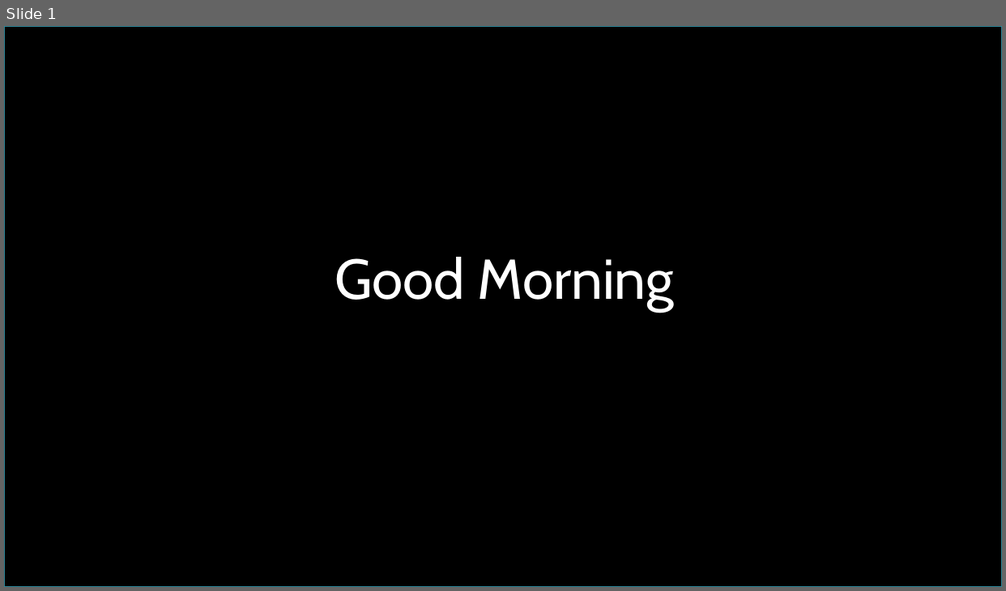
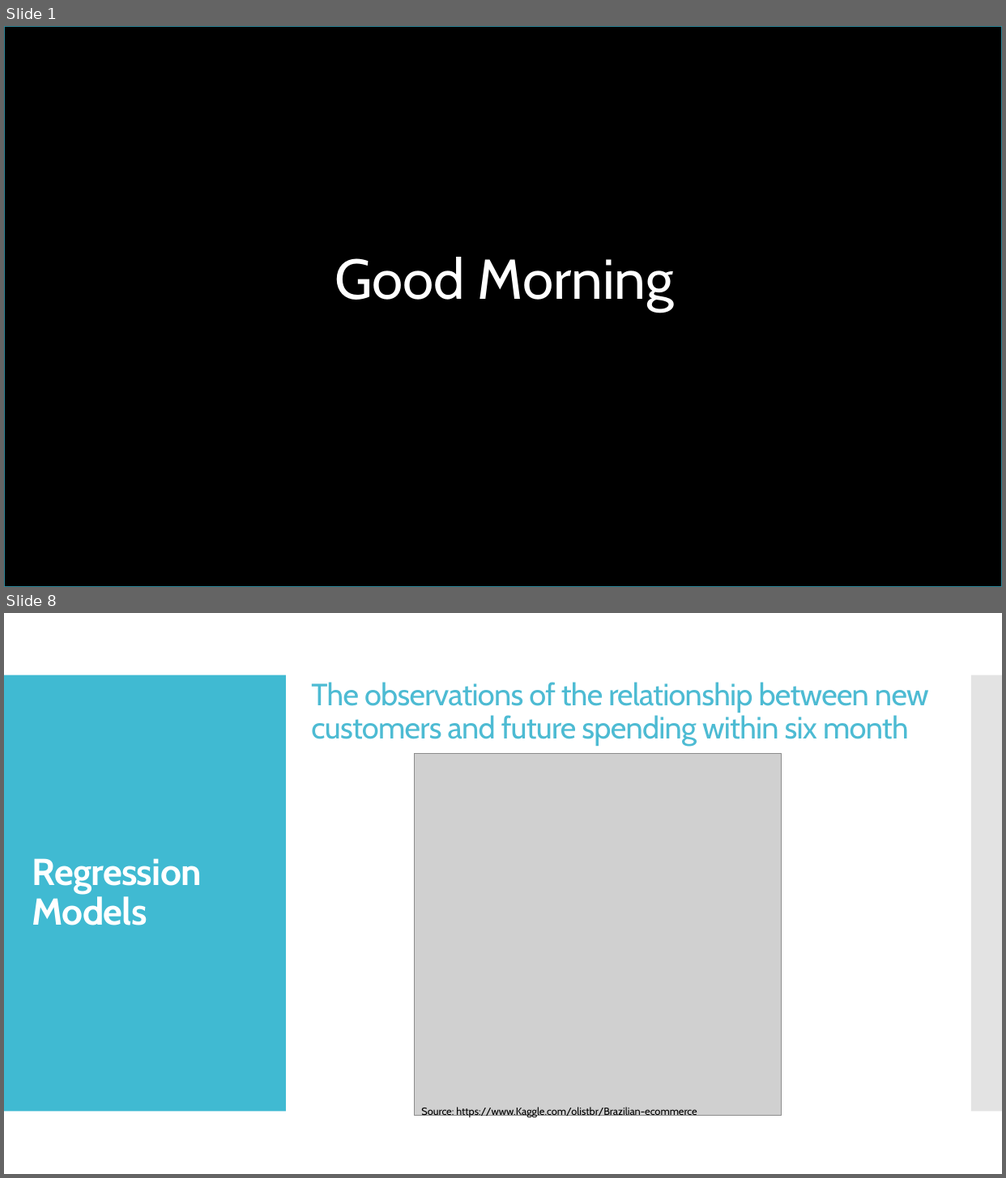
Before and after one commit to perezrm/Cap3_brazilian_ecommerce, a slide deck: Cap3_Olist_Brazilian_Ecommerce.pptx. Shown one above the other, each under a label of ours: slide 1 before the commit, slides 1 and 8 after it; the slides between them are not shown. The pictures are 1006x591 and 1006x1178 pixels, drawn with LibreOffice and Linux fonts; fonts in the diff are those of the drawing; grey boxes stand for pictures. Boxes give left, top, right and bottom in pixels: in the first picture for what was removed or moved away, otherwise in the second. Text is boxed around its words. In the diff, an @@ line names an element or a change of style, - is before the commit and + after.

```diff
--- a/Cap3_Olist_Brazilian_Ecommerce.pptx
+++ b/Cap3_Olist_Brazilian_Ecommerce.pptx
@@ slide 8 added at [4, 613, 1002, 1174], background #FFFFFF @@
@@ rectangle added at [4, 675, 286, 1112], fill #40BAD2 @@
@@ text added at [311, 682, 929, 746], 29.6 pt, text #4DBBD3 @@
+The observations of the relationship between new customers and future spending within six month
@@ rectangle added at [971, 675, 1002, 1112], fill #C8C8C8 at 50% opacity @@
@@ picture added at [414, 754, 781, 1115] @@
@@ title added at [32, 858, 202, 926], 36 pt, text #FFFFFF, bold @@
+Regression Models
@@ text added at [421, 1107, 697, 1119], 10 pt, text #000000 @@
+Source: https://www.Kaggle.com/olistbr/Brazilian-ecommerce
```
Also in this commit, not shown: 6 slides changed, 2 other slides added, 1 slide removed, 10 other files.
